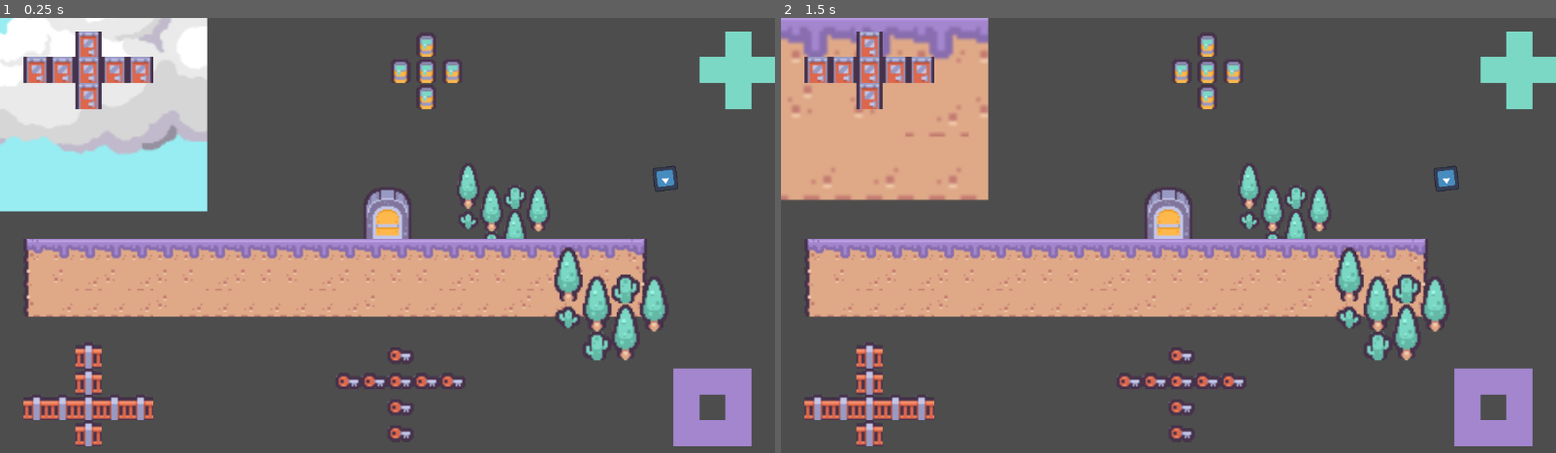
Above: before the commit, frames 1-2 (left to right).
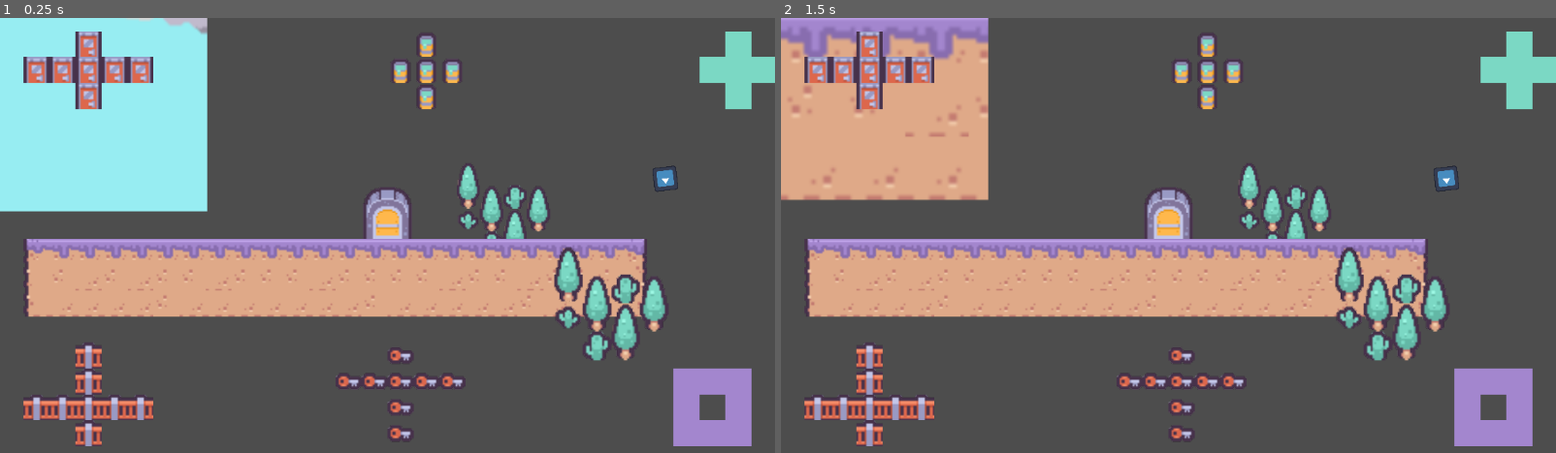
Above: after the commit, the same moments.

Repository: LeftCircle/CozySummerJam
Game: Godot game, scene res://main.tscn
Two runs of this game, one before a commit and one after it. Both use one fixed random seed, a clock stepped at 60 frames per second and the inputs below. The engine's default icon, where the game draws it, is replaced by a stand-in: a white triangle on a blue panel in a dark square.
Inputs (mouse positions are in pixels of both pictures, inside the frame that each line leads up to):
- Up to frame 1 (0.25 s): no input
- Up to frame 2 (1.5 s): tap Enter at 0.5 s; move the mouse to (1339, 213) at 0.52 s; hold D (move_right) 0.53-1.28 s; tap Q (zoom_out) at 0.6 s; tap Space at 1.25 s; move the mouse to (1013, 257) at 1.27 s; hold S (move_down) from 1.28 s (still down); tap E (interact) at 1.35 s

The runs differ from the first frame. In frame 1, 6.4% of the frame differs, in the area x 0-27%, y 0-32%; in frame 2, nothing differs.
Error in both runs: Out of bounds get index '0' (on base: 'Array[CanvasGroup]') (res://scenes/base_bird_watching.gd:74)

Commit message:
updated reticle and start of actual zoom

Diff:
--- a/scenes/camera/camera.gd
+++ b/scenes/camera/camera.gd
@@ -8,6 +8,7 @@
 @onready var input_processor := $InputProcessor
 @onready var anim_player := $AnimationPlayer
 @onready var ui = $Sprite2D
+@onready var camera := $Camera2D
 
 func _physics_process(delta : float) -> void:
 	velocity = movement.tick(delta, input_processor.input_dir, velocity)
@@ -22,6 +23,11 @@
 func adjust_zoom(amount : int) -> void:
 	zoom.emit(amount)
 	anim_player.play("adjust_zoom")
+	#if amount > 0:
+		#camera.zoom *= 0.9
+	#else:
+		#camera.zoom *= 1.1
+
 
 func _on_photo_taken() -> void:
 	ui.hide()
--- a/scenes/camera/camera.tscn
+++ b/scenes/camera/camera.tscn
@@ -74,7 +74,7 @@
 texture = ExtResource("1_xejhd")
 
 [node name="Camera2D" type="Camera2D" parent="." unique_id=2084590571]
-zoom = Vector2(1.185, 1.185)
+zoom = Vector2(1.39, 1.39)
 
 [node name="InputProcessor" type="Node" parent="." unique_id=620030994]
 script = ExtResource("4_qr7cc")
Binary file changed: FullScreenshot.png
Binary file changed: assets/camera/reticle.aseprite
Binary file changed: assets/camera/reticle.png
Binary file changed: screenshot.png
